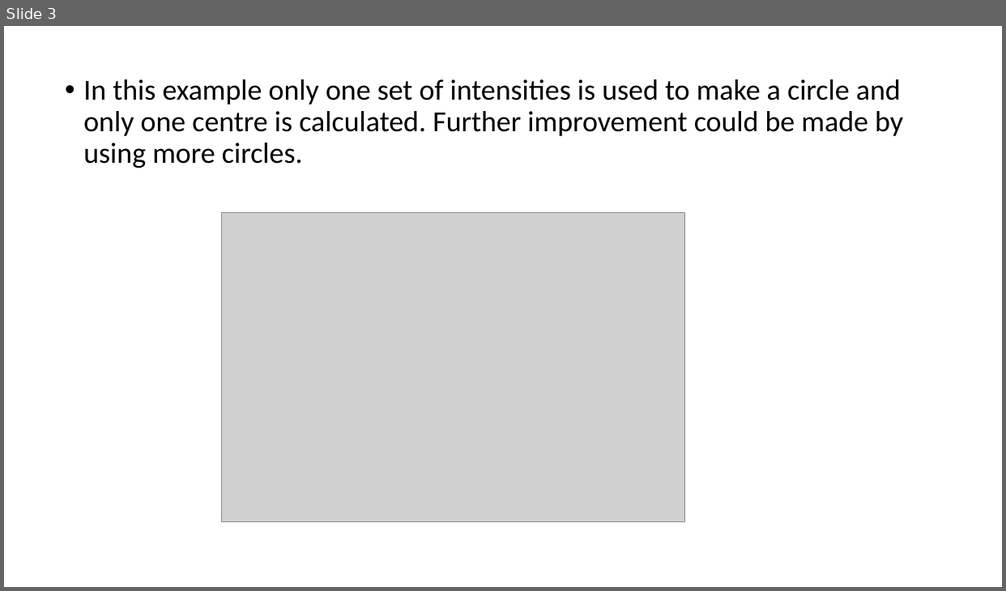
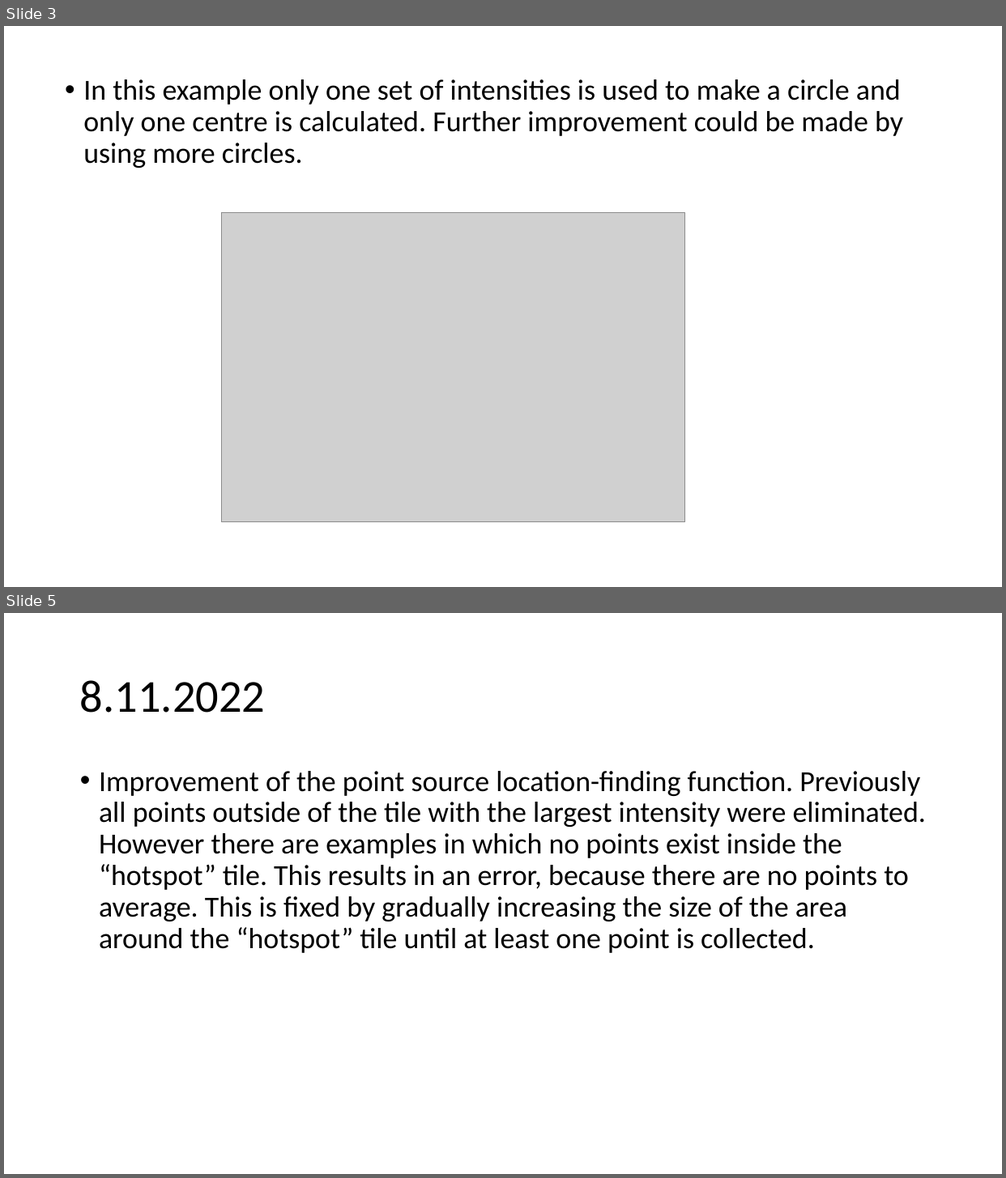
Before and after one commit to urhtrinko/DroneRadioactivity_student_job, a slide deck: reports/work_diary.pptx. Shown one above the other, each under a label of ours: slide 3 before the commit, slides 3 and 5 after it; the slides between them are not shown. The pictures are 1006x591 and 1006x1178 pixels, drawn with LibreOffice and Linux fonts; fonts in the diff are those of the drawing; grey boxes stand for pictures. Boxes give left, top, right and bottom in pixels: in the first picture for what was removed or moved away, otherwise in the second. Text is boxed around its words. In the diff, an @@ line names an element or a change of style, - is before the commit and + after.

Commit message:
Work on simple single source

```diff
--- a/reports/work_diary.pptx
+++ b/reports/work_diary.pptx
@@ slide 5 added at bbox=[4, 613, 1002, 1174], background #FFFFFF @@
@@ title added at bbox=[80, 680, 266, 713], 44 pt, text #000000 @@
+8.11.2022
@@ text added at bbox=[99, 771, 926, 953], 28 pt, text #000000 @@
+• Improvement of the point source location-finding function. Previously all points outside of the tile with the largest intensity were eliminated. However there are examples in which no points exist inside the “hotspot” tile. This results in an error, because there are no points to average. This is fixed by gradually increasing the size of the area around the “hotspot” tile until at least one point is collected.
```
Also in this commit, not shown: 1 slide changed, 1 other file.
